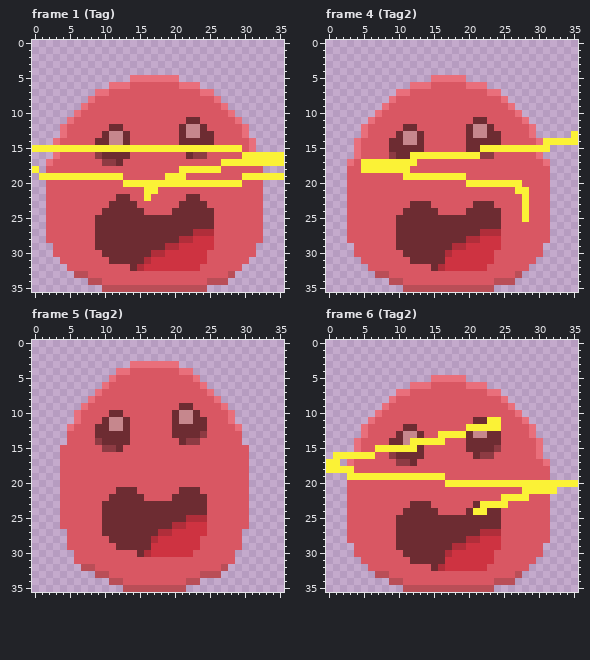
Edited in one commit: pixel-art file (test.aseprite). That is the earlier state.
36x36 pixels, 7 frames. Shown: frame 1 (Tag), frame 4 (Tag2), frame 5 (Tag2), frame 6 (Tag2).
Once edited:
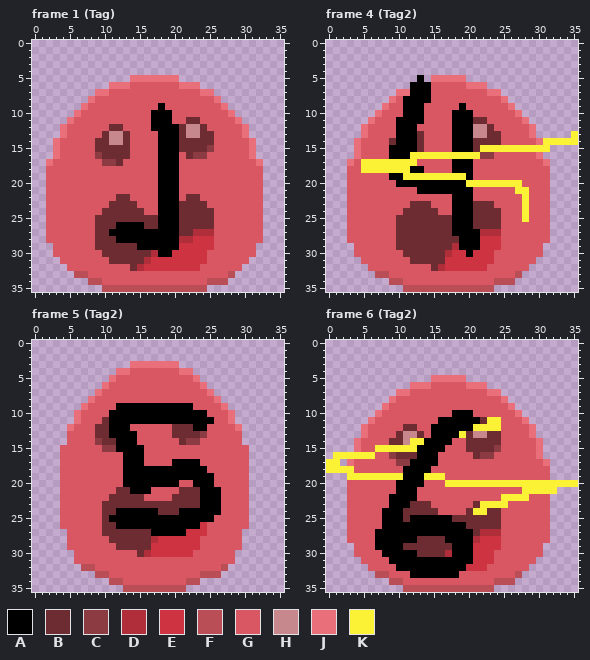
Palette (. is transparent): A #000000  B #6d2c32  C #8d3b43  D #b02e3a  E #ce3341  F #b94e57  G #d95763  H #c6878d  J #e96f7b  K #fbf236
From the commit log: feat(ase): SpriteSheetsByTags
What changed:
--- frame 1 (Tag), layers "Group 1/Layer 1", "Layer 2"
@@ x 0..35 @@
  8 ........JGGGGGGGGGGGGGGGGGJ.........
- 9 .......JGGGGGGGGGGGGGGGGGGGJ........
-10 ......JGGGGGGGGGGGGGGGGGGGGGJ.......
-11 .....JGGGGGGGGGGGGGGGGBBGGGGGJ......
-12 ....JGGGGGGBBGGGGGGGGBHHBGGGGGJ.....
-13 ....JGGGGGBHHBGGGGGGGBHHBBGGGGJ.....
-14 ...JGGGGGBBHHBGGGGGGGBBBBBGGGGGJ....
-15 KKKKKKKKKKKKKKKKKKKKKKKKKKKKKKGJ....
-16 ...JGGGGGCBBBBGGGGGGGGBCCGGGGGKKKKKK
-17 ..JGGGGGGGCCBGGGGGGGGGGGGGGKKKKKKKKK
-18 K.GGGGGGGGGGGGGGGGGGGKKKKKKGGGGGG...
-19 .KKKKKKKKKKKKGGGGGGKKKGGGGGGGGKKKKKK
-20 ..GGGGGGGGGGGKKKKKKKKKKKKKKKKKGGG...
-21 ..GGGGGGGGGGGGGGKKGGGGGGGGGGGGGGG...
-22 ..GGGGGGGGGGBBGGKGGGGGBBGGGGGGGGG...
-23 ..GGGGGGGGGBBBBGGGGGGBBBBGGGGGGGG...
-24 ..GGGGGGGGBBBBBBGGGGBBBBBBGGGGGGG...
-25 ..GGGGGGGBBBBBBBBBBBBBBBBBGGGGGGG...
-26 ..GGGGGGGBBBBBBBBBBBBBBBBBGGGGGGG...
-27 ..GGGGGGGBBBBBBBBBBBBBBDDDGGGGGGG...
-28 ..GGGGGGGBBBBBBBBBBBBDDEEEGGGGGGG...
-29 ...GGGGGGBBBBBBBBBBDDEEEEEGGGGGG....
-30 ...GGGGGGGBBBBBBBDDEEEEEEGGGGGGG....
+ 9 .......JGGGGGGGGGGAGGGGGGGGJ........
+10 ......JGGGGGGGGGGAAAGGGGGGGGJ.......
+11 .....JGGGGGGGGGGGAAAGGBBGGGGGJ......
+12 ....JGGGGGGBBGGGGAAAABHHBGGGGGJ.....
+13 ....JGGGGGBHHBGGGGAAABHHBBGGGGJ.....
+14 ...JGGGGGBBHHBGGGGAAABBBBBGGGGGJ....
+15 ...JGGGGGBBBBBGGGGAAABBBBCGGGGGJ....
+16 ...JGGGGGCBBBBGGGGAAAGBCCGGGGGGJ....
+17 ..JGGGGGGGCCBGGGGGAAAGGGGGGGGGGGJ...
+18 ..GGGGGGGGGGGGGGGGAAAGGGGGGGGGGGG...
+19 ..GGGGGGGGGGGGGGGGAAAGGGGGGGGGGGG...
+20 ..GGGGGGGGGGGGGGGGAAAGGGGGGGGGGGG...
+21 ..GGGGGGGGGGGGGGGGAAAGGGGGGGGGGGG...
+22 ..GGGGGGGGGGBBGGGGAAAGBBGGGGGGGGG...
+23 ..GGGGGGGGGBBBBGGGAAABBBBGGGGGGGG...
+24 ..GGGGGGGGBBBBBBGGAAABBBBBGGGGGGG...
+25 ..GGGGGGGBBBBBBBBBAAABBBBBGGGGGGG...
+26 ..GGGGGGGBBBAAAABBAAABBBBBGGGGGGG...
+27 ..GGGGGGGBBAAAAAAAAAABBDDDGGGGGGG...
+28 ..GGGGGGGBBBAAAAAAAAADDEEEGGGGGGG...
+29 ...GGGGGGBBBBBBAAAAAAEEEEEGGGGGG....
+30 ...GGGGGGGBBBBBBBDAAEEEEEGGGGGGG....
 31 ....GGGGGGGBBBBBDEEEEEEEEGGGGGG.....
--- frame 4 (Tag2), layer "Layer 2"
@@ x 7..23 @@
  4 .................
- 5 ........JJJJJ....
- 6 .....JJJGGGGGJJJ.
- 7 ...JJGGGGGGGGGGGJ
- 8 ..JGGGGGGGGGGGGGG
- 9 .JGGGGGGGGGGGGGGG
-10 JGGGGGGGGGGGGGGGG
-11 GGGGGGGGGGGGGGBBG
-12 GGGGBBGGGGGGGBHHB
-13 GGGBHHBGGGGGGBHHB
-14 GGBBHHBGGGGGGBBBB
-15 GGBBBBBGGGGGGBBKK
-16 GGCBBKKKKKKKKKKCC
-17 KKKKKKGGGGGGGGGGG
-18 KKKKKGGGGGGGGGGGG
-19 GGGGKKKKKKKKKGGGG
-20 GGGGGGGGGGGGGKKKK
-21 GGGGGGGGGGGGGGGGG
-22 GGGGGGGGGGGGGGGGG
-23 GGGGGBBBGGGGGGBBB
-24 GGGGBBBBBGGGGBBBB
-25 GGGBBBBBBBBBBBBBB
-26 GGGBBBBBBBBBBBBBB
-27 GGGBBBBBBBBBBBBDD
-28 GGGBBBBBBBBBBDDEE
-29 GGGBBBBBBBBDDEEEE
-30 GGGGBBBBBBDEEEEEE
+ 5 ......A.JJJJJ....
+ 6 .....AAAGGGGGJJJ.
+ 7 ...JJAAAGGGGGGGGJ
+ 8 ..JGAAAAGGGGGGGGG
+ 9 .JGGAAAGGGGGAGGGG
+10 JGGGAAAGGGGAAAGGG
+11 GGGAAAAGGGGAAABBG
+12 GGGAAAGGGGGAAAHHB
+13 GGGAAABGGGGAAAHHB
+14 GGBAAABGGGGAAABBB
+15 GGAAAABGGGGAAABKK
+16 GGAAAKKKKKKKKKKCC
+17 KKKKKKGGGGGAAAGGG
+18 KKKKKAAGGGGAAAGGG
+19 GGAAKKKKKKKKKAGGG
+20 GGGAAAAAAAAAAKKKK
+21 GGGGGGAAAAAAAAGGG
+22 GGGGGGGGGGGAAAGGG
+23 GGGGGBBBGGGAAABBB
+24 GGGGBBBBBGGAAABBB
+25 GGGBBBBBBBBAAABBB
+26 GGGBBBBBBBBAAABBB
+27 GGGBBBBBBBBAAAADD
+28 GGGBBBBBBBBBAAAEE
+29 GGGBBBBBBBBDAAAEE
+30 GGGGBBBBBBDEEAEEE
 31 GGGGGBBBBBEEEEEEE
--- frame 5 (Tag2), layer "Layer 2"
@@ x 9..28 @@
  8 GGGGGGGGGGGGGGGGGJ..
- 9 GGGGGGGGGGGGBBGGGGJ.
-10 GGBBGGGGGGGBHHBGGGGJ
-11 GBHHBGGGGGGBHHBBGGGJ
-12 BBHHBGGGGGGBBBBBGGGG
-13 BBBBBGGGGGGBBBBCGGGG
-14 CBBBBGGGGGGGBCCGGGGG
-15 GCCBGGGGGGGGGGGGGGGG
-16 GGGGGGGGGGGGGGGGGGGG
-17 GGGGGGGGGGGGGGGGGGGG
-18 GGGGGGGGGGGGGGGGGGGG
-19 GGGGGGGGGGGGGGGGGGGG
-20 GGGGGGGGGGGGGGGGGGGG
-21 GGGBBBGGGGGGBBBGGGGG
-22 GGBBBBBGGGGBBBBBGGGG
-23 GBBBBBBBBBBBBBBBGGGG
-24 GBBBBBBBBBBBBBBBGGGG
-25 GBBBBBBBBBBBBDDDGGGG
-26 GBBBBBBBBBBDDEEEGGGG
-27 GBBBBBBBBDDEEEEEGGGG
+ 9 GGGAAAAAAAAAAAGGGGJ.
+10 GGAAAAAAAAAAAAAAGGGJ
+11 GBAAAAAAAAAAAAAAAGGJ
+12 BBAAAGGGGGGBBBAAGGGG
+13 BBAAAAGGGGGBBBBCGGGG
+14 CBBAAAGGGGGGBCCGGGGG
+15 GCCAAAAGGGGGGGGGGGGG
+16 GGGGAAAGGGGGGGGGGGGG
+17 GGGGAAAGGGGAAAAGGGGG
+18 GGGGAAAAAAAAAAAAGGGG
+19 GGGGAAAAAAAAAAAAAGGG
+20 GGGGAAAAAAAAGGAAAGGG
+21 GGGBBAAAGGGGBBBAAAGG
+22 GGBBBBBGGGGBBBBAAAGG
+23 GBBBBBBBBBBBBBBAAAGG
+24 GBBAAAAAABBBAAAAAAGG
+25 GBAAAAAAAAAAAAAAAGGG
+26 GBBAAAAAAAAAAAAEGGGG
+27 GBBBBBBBAAAAAEEEGGGG
 28 GGBBBBBBDEEEEEEGGGGG
--- frame 6 (Tag2), layer "Layer 2"
@@ x 5..23 @@
  9 ...JGGGGGGGGGGGGGGG
-10 ..JGGGGGGGGGGGGGGGG
-11 .JGGGGGGGGGGGGGGBBK
-12 JGGGGGBBGGGGGGGKKKK
-13 JGGGGBHHBGGKKKKBHHB
-14 GGGGBBHKKKKKGGGBBBB
-15 GGKKKKKKBGGGGGGBBBB
-16 KKGGCBBBBGGGGGGGBCC
-17 GGGGGCCBGGGGGGGGGGG
-18 GGGGGGGGGGGGGGGGGGG
-19 KKKKKKKKKKKKGGGGGGG
-20 GGGGGGGGGGGGKKKKKKK
-21 GGGGGGGGGGGGGGGGGGG
-22 GGGGGGGGGGGGGGGGGGG
-23 GGGGGGGBBBGGGGGGBKK
-24 GGGGGGBBBBBGGGGBKKB
-25 GGGGGBBBBBBBBBBBBBB
-26 GGGGGBBBBBBBBBBBBBB
-27 GGGGGBBBBBBBBBBBBDD
-28 GGGGGBBBBBBBBBBDDEE
-29 GGGGGBBBBBBBBDDEEEE
-30 GGGGGGBBBBBBDEEEEEE
-31 GGGGGGGBBBBBEEEEEEE
-32 .GGGGGGGGGBDEEEEEEG
-33 ..FFGGGGGGGGGGGGGGG
+10 ..JGGGGGGGGGGAAAGGG
+11 .JGGGGGGGGGAAAAAABK
+12 JGGGGGBBGGAAAAAAKKK
+13 JGGGGBHHBGAAAAKBHHB
+14 GGGGBBHKKAAAAGGBBBB
+15 GGKKKKKKAAAAGGGBBBB
+16 KKGGCBBBAAAGGGGGBCC
+17 GGGGGCCAAAAGGGGGGGG
+18 GGGGGGAAAAGGGGGGGGG
+19 KKKKKKAAAKKKGGGGGGG
+20 GGGGGAAAAGGGKKKKKKK
+21 GGGGGAAAGGGGGGGGGGG
+22 GGGGAAAAGGGGGGGGGGG
+23 GGGGAAABBBGGGGGGBKK
+24 GGGAAABBBBBGGGGBKKB
+25 GGGAAABAAAAAABBBBBB
+26 GGGAAAAAAAAAAAABBBB
+27 GGAAAAAAAAAAAAAABDD
+28 GGAAAAAABBBBAAAADEE
+29 GGAAAABBBBBBBAAAEEE
+30 GGGAAAAABBBBDAAAEEE
+31 GGGGAAAAAAAAAAAAEEE
+32 .GGGGAAAAAAAAAAEEEG
+33 ..FFGGGAAAAAAAGGGGG
 34 ....FFGGGGGGGGGGGGG
